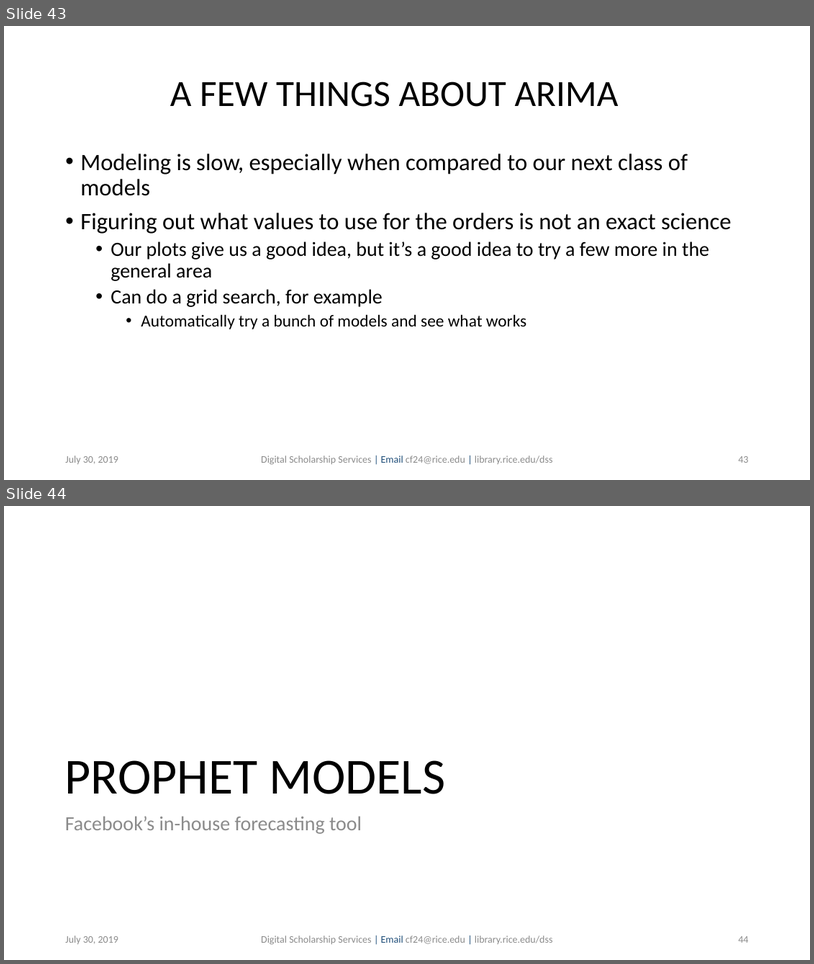
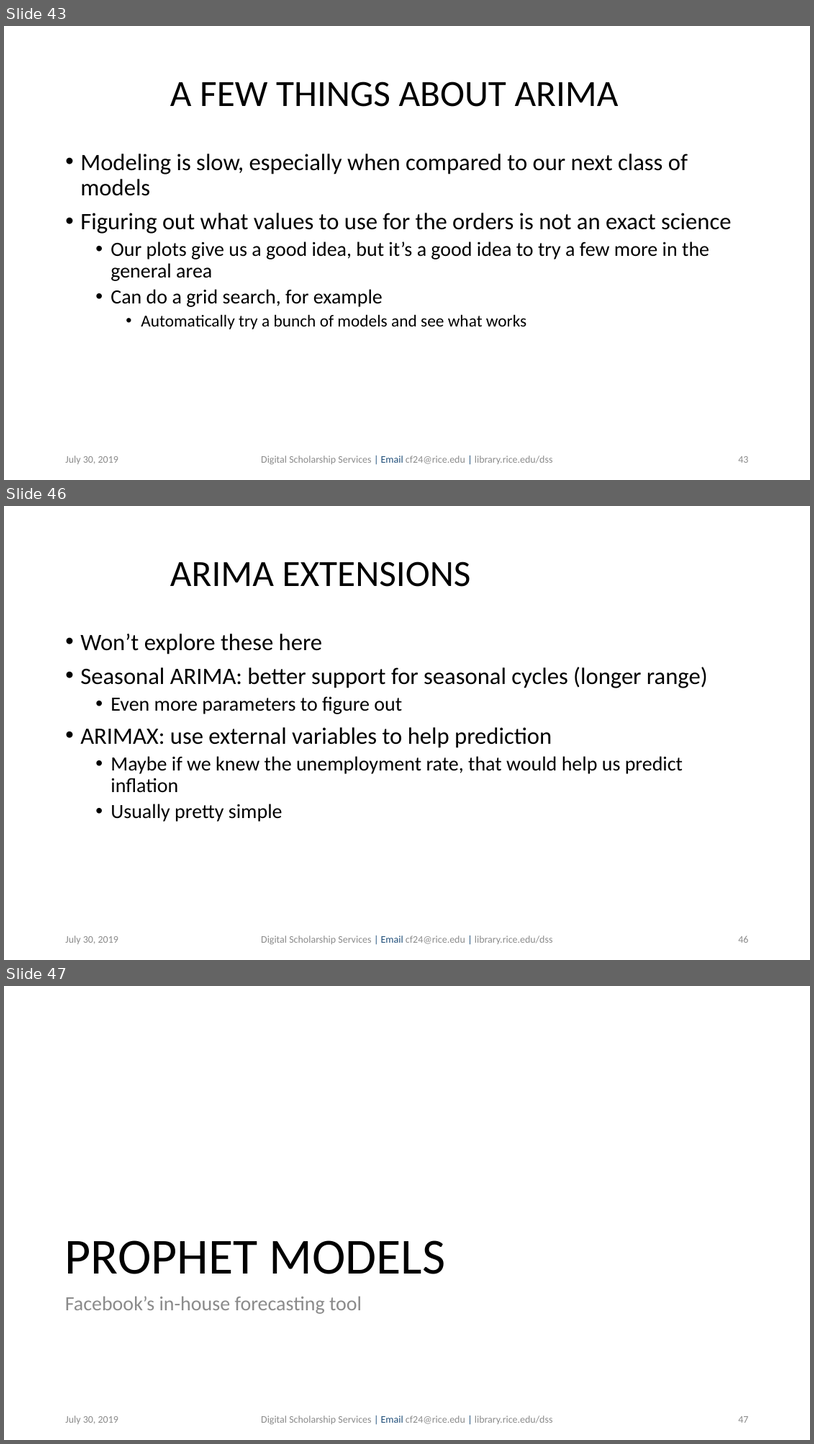
Before and after one commit to bakitybacon/rice-data-and-donuts, a slide deck: tsa/Introduction to Time Series Analysis.pptx. Shown one above the other, each under a label of ours: slides 43 and 44 before the commit, slides 43, 46 and 47 after it; the slides between them are not shown. The pictures are 814x964 and 814x1444 pixels, drawn with LibreOffice and Linux fonts; fonts in the diff are those of the drawing; background and template pictures are left out. Boxes give left, top, right and bottom in pixels: in the first picture for what was removed or moved away, otherwise in the second. Text is boxed around its words. In the diff, an @@ line names an element or a change of style, - is before the commit and + after.

Commit message:
integrate new plots, summary, extensions

```diff
--- a/tsa/Introduction to Time Series Analysis.pptx
+++ b/tsa/Introduction to Time Series Analysis.pptx
@@ slide 46 added at [4,506,810,960], background #FFFFFF @@
@@ title added at [170,561,471,587], 44 pt, text #000000 @@
+ARIMA EXTENSIONS
@@ text added at [80,633,708,821], 28 pt, text #000000 @@
+• Won’t explore these here
+• Seasonal ARIMA: better support for seasonal cycles (longer range)
+  • Even more parameters to figure out
+• ARIMAX: use external variables to help prediction
+  • Maybe if we knew the unemployment rate, that would help us predict inflation
+  • Usually pretty simple
@@ text added at [65,935,118,944], 12 pt, text #8C8C8C @@
+July 30, 2019
@@ text added at [261,935,553,944], 12 pt, text #8C8C8C @@
+Digital Scholarship Services | Email cf24@rice.edu | library.rice.edu/dss
@@ page number added at [738,936,748,942], 12 pt, text #8C8C8C @@
+46
@@ what was slide 44 is now slide 47 @@
@@ page number at [738,1416,748,1422]: text changed @@
-44
+47
```
Also in this commit, not shown: 5 slides changed, 2 other slides added.
